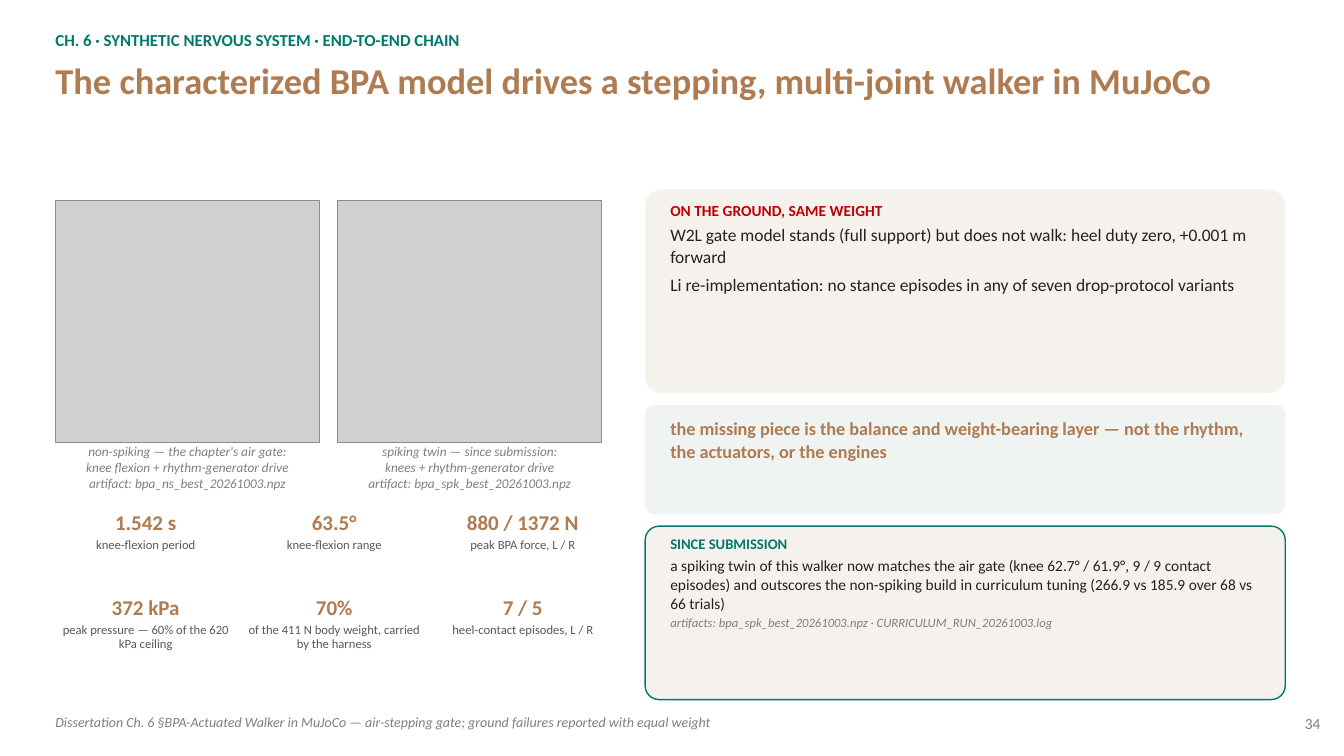
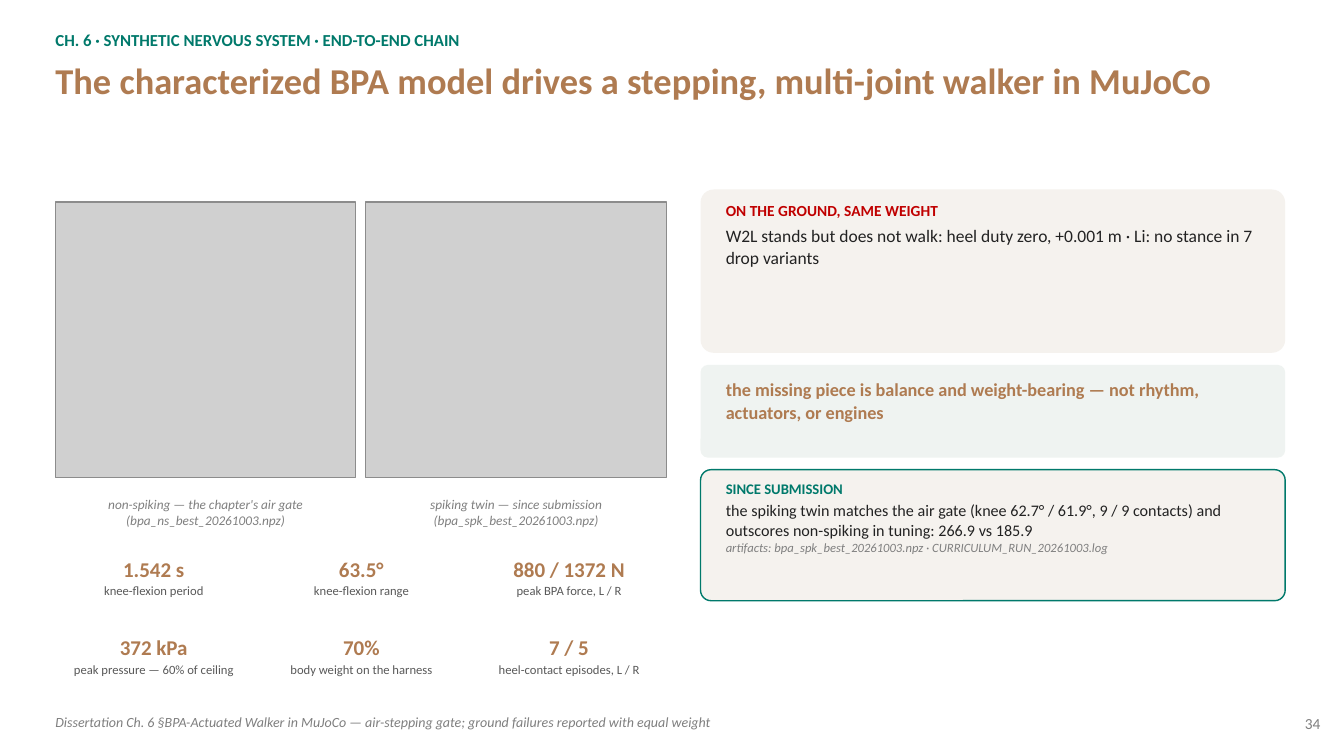
Before and after one commit to Agile-and-Adaptive-Robotics/Bipedal_Robot, a slide deck: slide 34 of Documentation/Reports and Papers/Dissertation/Defense/Bolen_Dissertation_Defense.pptx. Drawn at 1344x756 pixels with LibreOffice and Linux fonts; fonts in the diff are those of the drawing; grey boxes stand for pictures. Boxes give left, top, right and bottom in pixels: in the first picture for what was removed or moved away, otherwise in the second. Text is boxed around its words. In the diff, an @@ line names an element or a change of style, - is before the commit and + after.

```diff
--- a/Documentation/Reports and Papers/Dissertation/Defense/Bolen_Dissertation_Defense.pptx
+++ b/Documentation/Reports and Papers/Dissertation/Defense/Bolen_Dissertation_Defense.pptx
@@ picture: place and size @@
-picture at <box>55,201,320,443</box>
+picture at <box>55,202,356,477</box>
@@ picture: place and size @@
-picture at <box>338,201,602,443</box>
+picture at <box>366,202,666,477</box>
@@ rounded rectangle: place and size @@
-rounded rectangle at <box>645,190,1286,393</box>
+rounded rectangle at <box>701,190,1286,353</box>
@@ text "ON THE GROUND, SAME WEIGHT": place and size @@
-text "ON THE GROUND, SAME WEIGHT" at <box>670,206,1246,294</box>
+text "ON THE GROUND, SAME WEIGHT" at <box>726,206,1252,267</box>
@@ text at <box>726,230,1252,267</box>: text changed @@
-W2L gate model stands (full support) but does not walk: heel duty zero, +0.001 m forward
-Li re-implementation: no stance episodes in any of seven drop-protocol variants
+W2L stands but does not walk: heel duty zero, +0.001 m · Li: no stance in 7 drop variants
@@ rounded rectangle: place and size @@
-rounded rectangle at <box>645,405,1286,514</box>
+rounded rectangle at <box>701,365,1286,458</box>
@@ text at <box>726,383,1199,422</box>: text changed @@
-the missing piece is the balance and weight-bearing layer — not the rhythm, the actuators, or the engines
+the missing piece is balance and weight-bearing — not rhythm, actuators, or engines
@@ rounded rectangle: place and size @@
-rounded rectangle at <box>645,526,1286,700</box>
+rounded rectangle at <box>701,470,1286,601</box>
@@ text at <box>108,500,303,527</box>: text changed @@
-non-spiking — the chapter's air gate:
-knee flexion + rhythm-generator drive
-artifact: bpa_ns_best_20261003.npz
+non-spiking — the chapter's air gate
+(bpa_ns_best_20261003.npz)
@@ text at <box>430,500,602,527</box>: text changed @@
-spiking twin — since submission:
-knees + rhythm-generator drive
-artifact: bpa_spk_best_20261003.npz
+spiking twin — since submission
+(bpa_spk_best_20261003.npz)
@@ text at <box>726,504,1222,539</box>: text changed; size 11 to 11.5 pt @@
-a spiking twin of this walker now matches the air gate (knee 62.7° / 61.9°, 9 / 9 contact episodes) and outscores the non-spiking build in curriculum tuning (266.9 vs 185.9 over 68 vs 66 trials)
+the spiking twin matches the air gate (knee 62.7° / 61.9°, 9 / 9 contacts) and outscores non-spiking in tuning: 266.9 vs 185.9
@@ text "SINCE SUBMISSION": place and size @@
-text "SINCE SUBMISSION" at <box>670,539,1252,629</box>
+text "SINCE SUBMISSION" at <box>726,484,1222,554</box>
@@ text "1.542 s": place and size @@
-text "1.542 s" at <box>96,516,195,551</box>
+text "1.542 s" at <box>104,563,203,597</box>
@@ text "63.5°": place and size @@
-text "63.5°" at <box>287,515,382,551</box>
+text "63.5°" at <box>314,562,409,597</box>
@@ text "880 / 1372 N": place and size @@
-text "880 / 1372 N" at <box>467,515,579,551</box>
+text "880 / 1372 N" at <box>513,562,625,597</box>
@@ text "372 kPa": place and size @@
-text "372 kPa" at <box>63,600,228,650</box>
+text "372 kPa" at <box>74,640,234,676</box>
@@ text "70%": place and size @@
-text "70%" at <box>249,600,420,650</box>
+text "70%" at <box>290,640,432,676</box>
@@ text "7 / 5": place and size @@
-text "7 / 5" at <box>452,601,593,636</box>
+text "7 / 5" at <box>499,641,640,676</box>
@@ text at <box>74,665,234,676</box>: text changed @@
-peak pressure — 60% of the 620 kPa ceiling
+peak pressure — 60% of ceiling
@@ text at <box>290,665,432,676</box>: text changed @@
-of the 411 N body weight, carried by the harness
+body weight on the harness
```
Also in this commit, not shown: 8 other slides changed, 21 other files.
